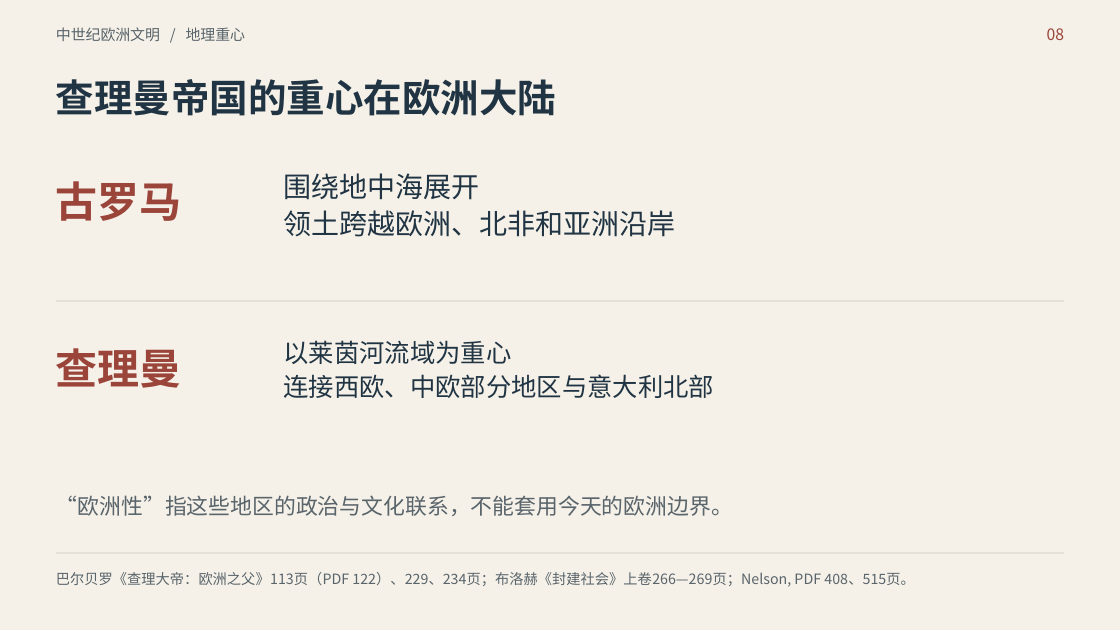
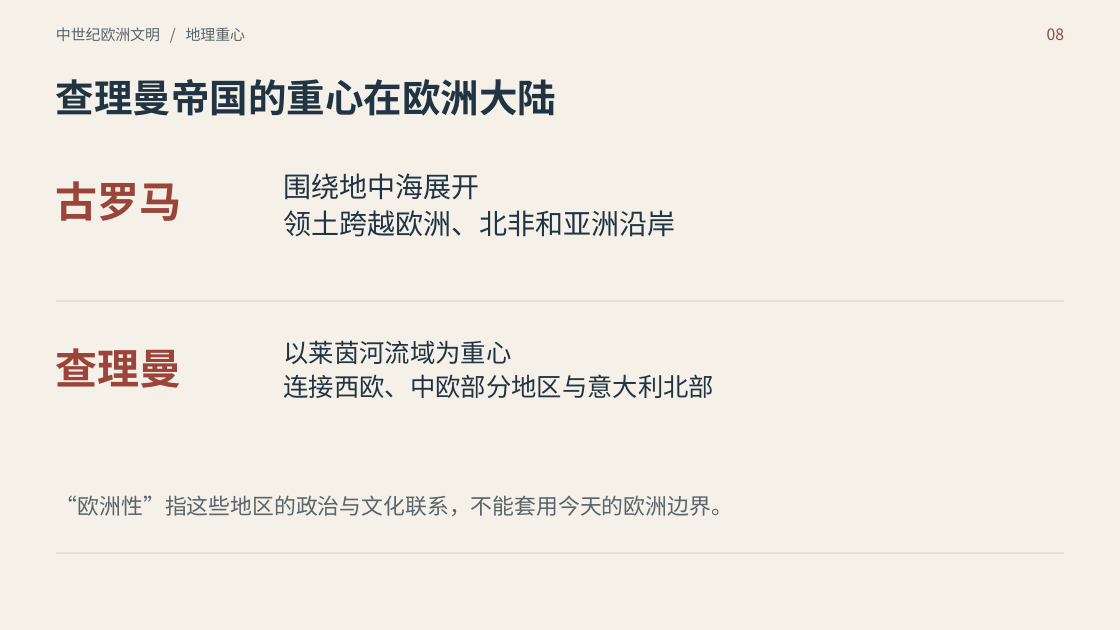
Before and after one commit to mimiqi/FDU-GECC10068-MedievalEuropeanCivilization, a slide deck: slide 8 of 讨论课/交付文件/查理曼_政治治理视角_12分钟汇报.pptx. Drawn at 1120x630 pixels with LibreOffice and Linux fonts; fonts in the diff are those of the drawing. Boxes give left, top, right and bottom in pixels: in the first picture for what was removed or moved away, otherwise in the second. Text is boxed around its words. In the diff, an @@ line names an element or a change of style, - is before the commit and + after.

Commit message:
docs: 深化查理曼汇报论证并同步讲稿

```diff
--- a/讨论课/交付文件/查理曼_政治治理视角_12分钟汇报.pptx
+++ b/讨论课/交付文件/查理曼_政治治理视角_12分钟汇报.pptx
@@ text removed at (x1=56, y1=572, x2=915, y2=587) @@
-巴尔贝罗《查理大帝：欧洲之父》113页（PDF 122）、229、234页；布洛赫《封建社会》上卷266—269页；Nelson, PDF 408、515页。
```
Also in this commit, not shown: 10 other slides changed, 1 slide removed, 23 other files.
